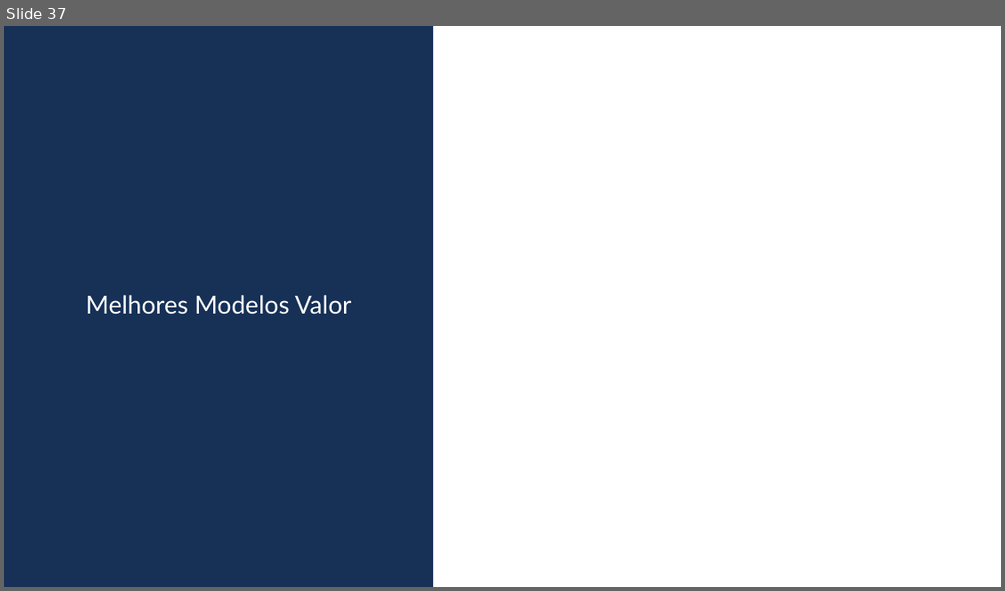
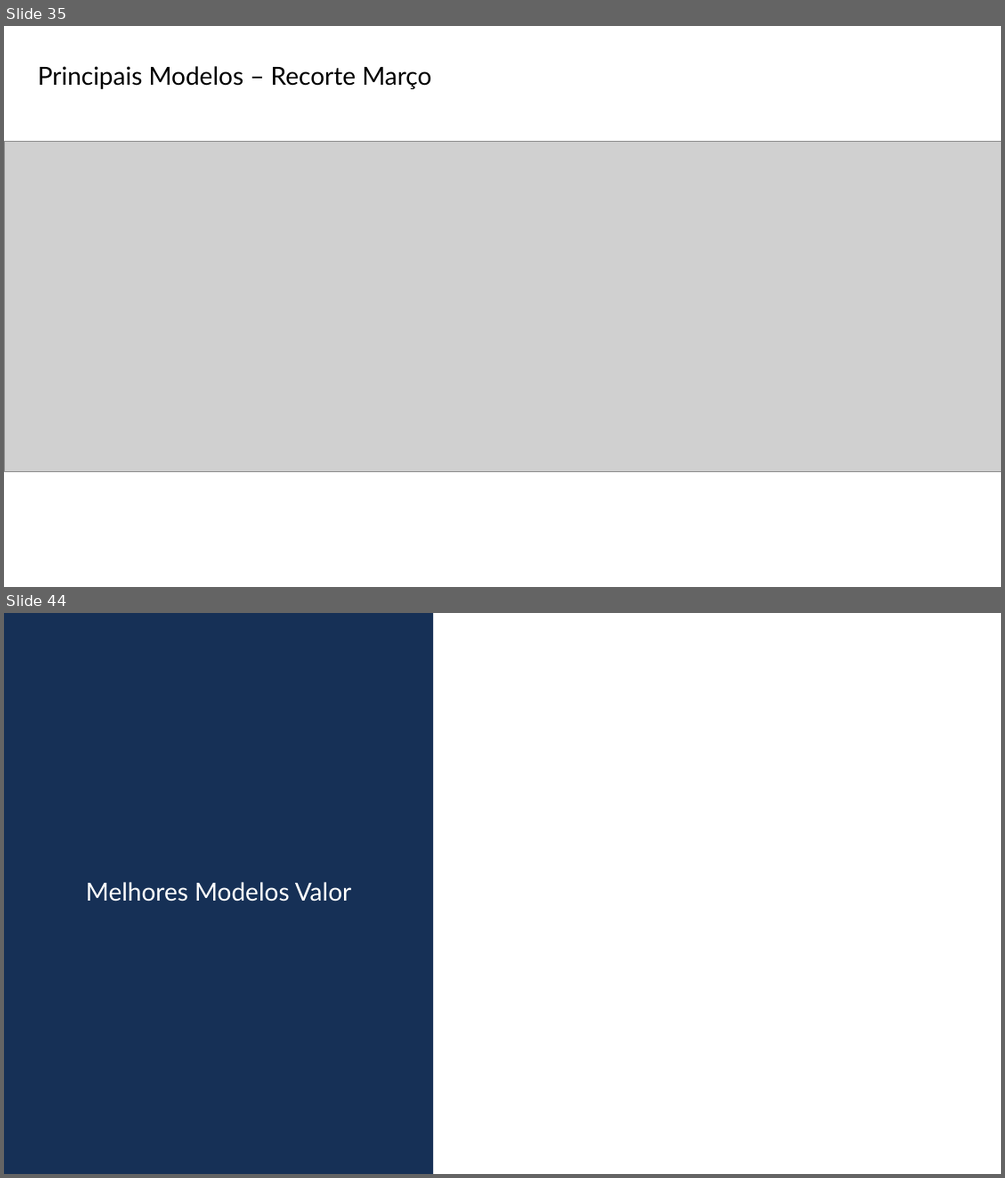
Before and after one commit to Daniel-Alexandre-Ramazzotte/Modelo-Vendas-Diario, a slide deck: Apresentacao/Projecao de Vendas Definição Modelo v2.pptx. Shown one above the other, each under a label of ours: slide 37 before the commit, slides 35 and 44 after it; the slides between them are not shown. The pictures are 1005x591 and 1005x1178 pixels, drawn with LibreOffice and Linux fonts; fonts in the diff are those of the drawing; grey boxes stand for pictures; background and template pictures are left out. Boxes give left, top, right and bottom in pixels: in the first picture for what was removed or moved away, otherwise in the second. Text is boxed around its words. In the diff, an @@ line names an element or a change of style, - is before the commit and + after.

```diff
--- a/Apresentacao/Projecao de Vendas Definição Modelo v2.pptx
+++ b/Apresentacao/Projecao de Vendas Definição Modelo v2.pptx
@@ slide 35 added at [4, 26, 1001, 587], background #FFFFFF @@
@@ title added at [38, 66, 431, 89], 24 pt, text #000000 @@
+Principais Modelos – Recorte Março
@@ picture added at [4, 142, 1001, 472] @@
@@ what was slide 37 is now slide 44 @@
```
Also in this commit, not shown: 14 slides changed, 67 other slides added, 11 slides removed, 50 other files.
